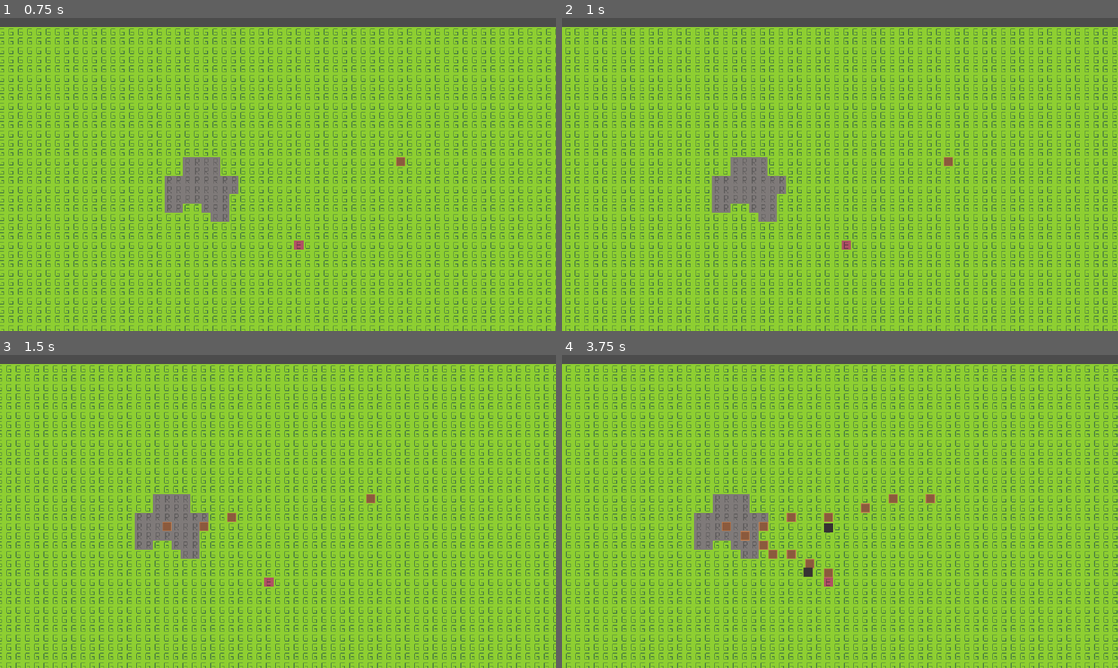
Above: before the commit, frames 1-4 (two rows, left to right).
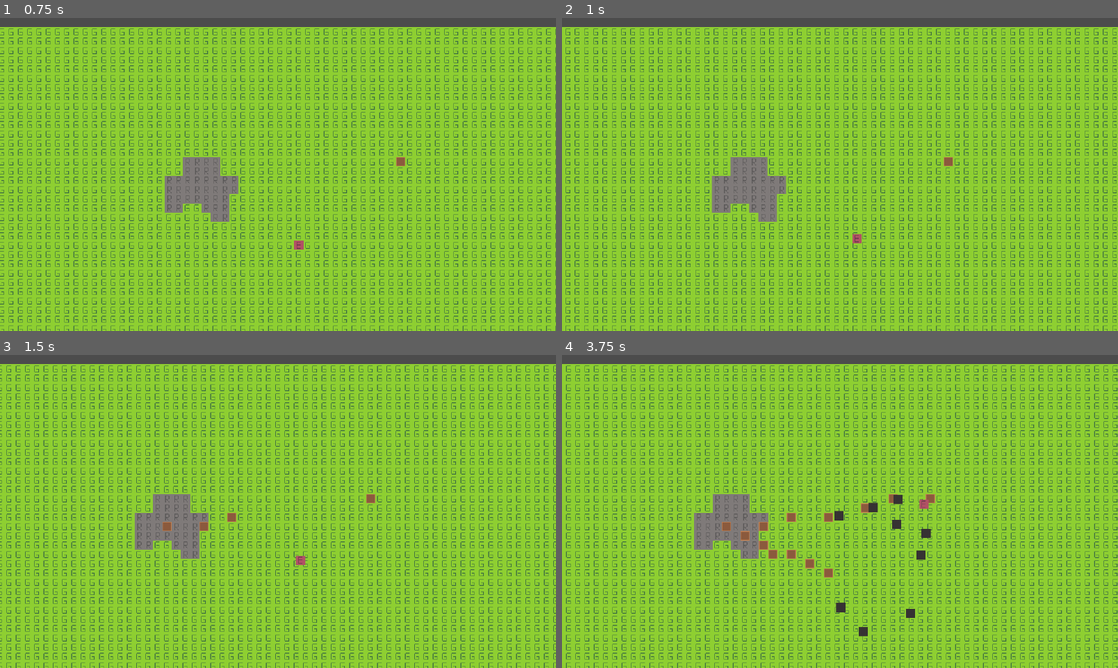
Above: after the commit, the same moments.

Repository: Joshua5437/Game-3
Game: Godot game, scene res://mainScene.tscn
Two runs of this game, one before a commit and one after it. Both use one fixed random seed, a clock stepped at 60 frames per second and the inputs below.
Inputs (mouse positions are in pixels of both pictures, inside the frame that each line leads up to):
- Up to frame 1 (0.75 s): tap Enter at 0.5 s; move the mouse to (400, 158) at 0.52 s; hold Right (ui_right) from 0.53 s (still down); click (400, 158) at 0.67 s
- Up to frame 2 (1 s): keep holding Right (ui_right)
- Up to frame 3 (1.5 s): release Right (ui_right) at 1.25 s; drag from (166, 527) to (372, 498) at 1.27 s
- Up to frame 4 (3.75 s): move the mouse to (895, 442) at 2.02 s; hold Right (ui_right) 2.03-2.75 s; drag from (812, 574) to (717, 527) at 2.77 s; move the mouse to (1006, 558) at 3.52 s; hold Left (ui_left) from 3.53 s (still down)

Frame 1 is identical in both runs. In frame 2, 0.1% of the frame differs, in the area x 50-54%, y 68-74%; in frame 3, 0.1%; in frame 4, 0.7%, in the area x 43-67%, y 44-90%.

Commit message:
added enemy pathfinding

Diff:
--- /dev/null
+++ b/enemies/enemy.gd
@@ -0,0 +1,36 @@
+extends KinematicBody2D
+
+var nav : Navigation2D = null
+var path = []
+var threshold = 16
+var velocity = Vector2.ZERO
+var speed = 100
+
+func _ready():
+	yield(get_tree(), "idle_frame")
+
+	if get_tree().has_group("navigation"):
+		nav = get_tree().get_nodes_in_group("navigation")[0]
+
+func _physics_process(delta):
+	move_to_target()
+
+func move_to_target():
+	if path.empty():
+		generate_new_path()
+		return
+
+	if global_position.distance_to(path[0]) < threshold:
+		path.remove(0)
+	else:
+		var direction = global_position.direction_to(path[0])
+		velocity = direction * speed
+		velocity = move_and_slide(velocity)
+
+func generate_new_path():
+	# Picks a tower to go to
+	var towers = get_tree().get_nodes_in_group("towers")
+	if towers.empty():
+		return
+
+	path = nav.get_simple_path(global_position, towers[0].global_position)
--- a/enemies/enemy.tscn
+++ b/enemies/enemy.tscn
@@ -1,11 +1,13 @@
-[gd_scene load_steps=3 format=2]
+[gd_scene load_steps=4 format=2]
 
 [ext_resource path="res://tiles.png" type="Texture" id=1]
+[ext_resource path="res://enemies/enemy.gd" type="Script" id=2]
 
 [sub_resource type="CircleShape2D" id=1]
 radius = 8.0
 
 [node name="Enemy" type="KinematicBody2D" groups=["enemies"]]
+script = ExtResource( 2 )
 
 [node name="Sprite" type="Sprite" parent="."]
 texture = ExtResource( 1 )
--- a/mainScene.tscn
+++ b/mainScene.tscn
@@ -10,7 +10,9 @@
 script = ExtResource( 3 )
 tower = ExtResource( 4 )
 
-[node name="Map" parent="." instance=ExtResource( 1 )]
+[node name="Navigation" type="Navigation2D" parent="." groups=["navigation"]]
+
+[node name="Map" parent="Navigation" instance=ExtResource( 1 )]
 
 [node name="PlayerCamera" type="Camera2D" parent="."]
 current = true
@@ -21,5 +23,7 @@
 limit_bottom = 1024
 script = ExtResource( 2 )
 
-[node name="Enemy" parent="." instance=ExtResource( 5 )]
+[node name="Enemies" type="Node2D" parent="."]
+
+[node name="Enemy" parent="Enemies" instance=ExtResource( 5 )]
 position = Vector2( 520, 376 )
--- a/map.tscn
+++ b/map.tscn
@@ -1,7 +1,19 @@
-[gd_scene load_steps=5 format=2]
+[gd_scene load_steps=8 format=2]
 
 [ext_resource path="res://tiles.png" type="Texture" id=1]
 [ext_resource path="res://scripts/map.gd" type="Script" id=2]
+
+[sub_resource type="NavigationPolygon" id=3]
+vertices = PoolVector2Array( 0, 0, 16, 0, 16, 16, 0, 16 )
+polygons = [ PoolIntArray( 0, 1, 2, 3 ) ]
+
+[sub_resource type="NavigationPolygon" id=4]
+vertices = PoolVector2Array( 0, 0, 16, 0, 16, 16, 0, 16 )
+polygons = [ PoolIntArray( 0, 1, 2, 3 ) ]
+
+[sub_resource type="NavigationPolygon" id=5]
+vertices = PoolVector2Array( 0, 0, 16, 0, 16, 16, 0, 16 )
+polygons = [ PoolIntArray( 0, 1, 2, 3 ) ]
 
 [sub_resource type="TileSet" id=1]
 0/name = "Ground"
@@ -12,6 +24,7 @@
 0/tile_mode = 0
 0/occluder_offset = Vector2( 0, 0 )
 0/navigation_offset = Vector2( 0, 0 )
+0/navigation = SubResource( 3 )
 0/shape_offset = Vector2( 0, 0 )
 0/shape_transform = Transform2D( 1, 0, 0, 1, 0, 0 )
 0/shape_one_way = false
@@ -26,6 +39,7 @@
 1/tile_mode = 0
 1/occluder_offset = Vector2( 0, 0 )
 1/navigation_offset = Vector2( 0, 0 )
+1/navigation = SubResource( 4 )
 1/shape_offset = Vector2( 0, 0 )
 1/shape_transform = Transform2D( 1, 0, 0, 1, 0, 0 )
 1/shape_one_way = false
@@ -40,6 +54,7 @@
 2/tile_mode = 0
 2/occluder_offset = Vector2( 0, 0 )
 2/navigation_offset = Vector2( 0, 0 )
+2/navigation = SubResource( 5 )
 2/shape_offset = Vector2( 0, 0 )
 2/shape_transform = Transform2D( 1, 0, 0, 1, 0, 0 )
 2/shape_one_way = false
--- a/scripts/game.gd
+++ b/scripts/game.gd
@@ -1,6 +1,6 @@
 extends Node2D
 
-onready var map = $Map
+onready var map = $Navigation/Map
 
 # Used to place the towers on the map
 export(PackedScene) var tower
--- a/tower.tscn
+++ b/tower.tscn
@@ -7,7 +7,7 @@
 [sub_resource type="CircleShape2D" id=1]
 radius = 104.0
 
-[node name="Tower" type="Node2D"]
+[node name="Tower" type="Node2D" groups=["towers"]]
 script = ExtResource( 2 )
 bullet = ExtResource( 3 )
 
